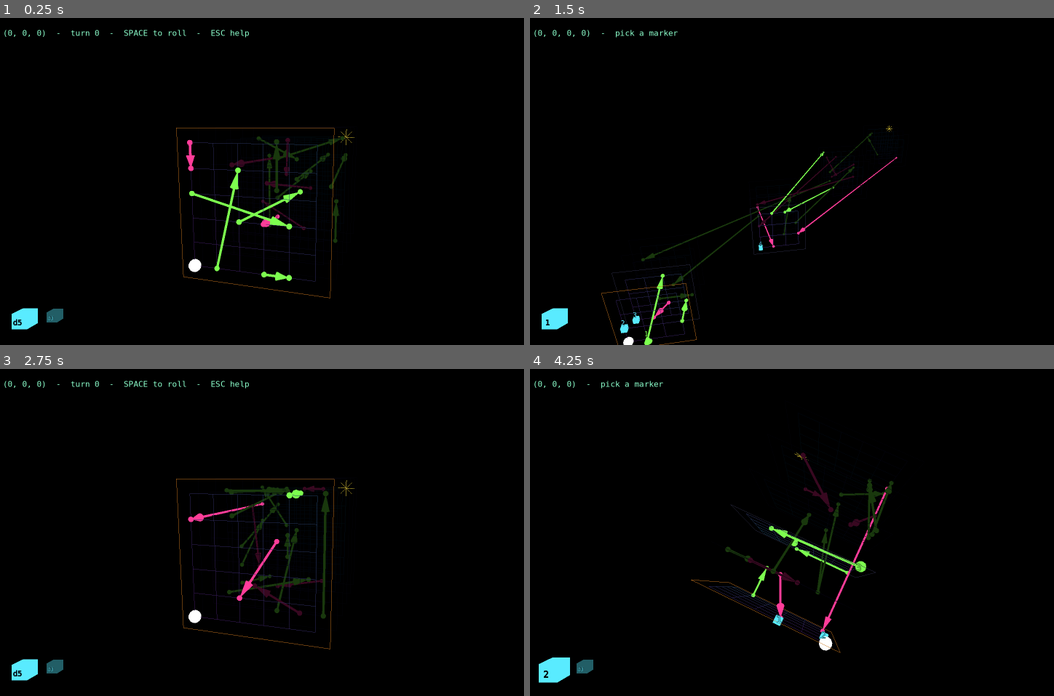
Above: before the commit, frames 1-4 (two rows, left to right).
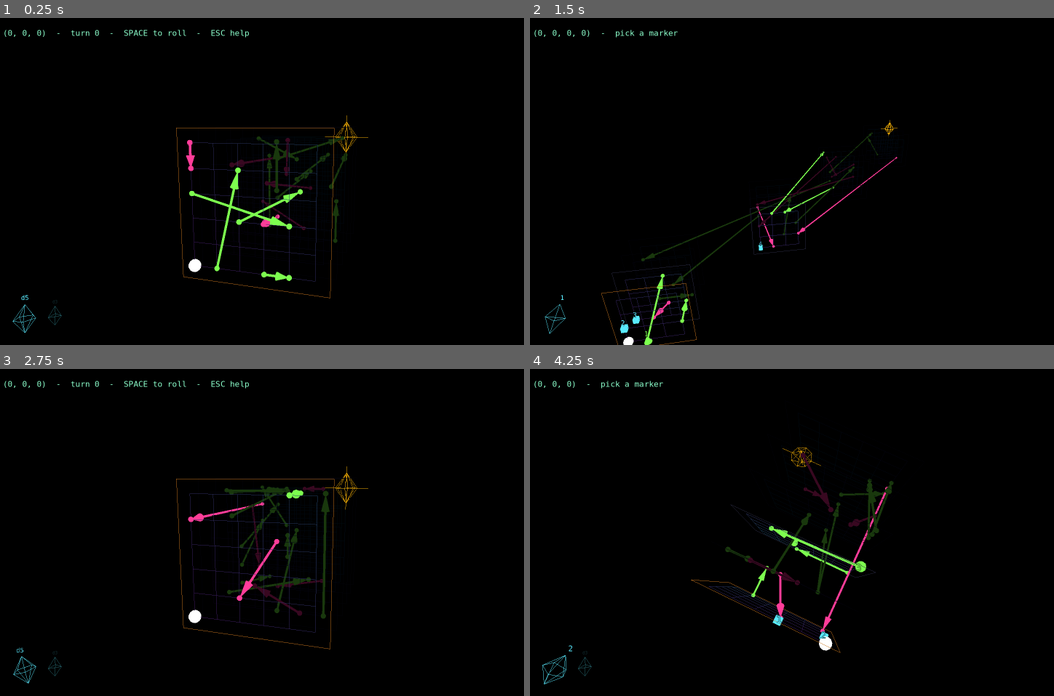
Above: after the commit, the same moments.

Repository: SamTech37/snakes-and-ladder-Ndim
Game: Godot game, scene res://src/main/main.tscn
The game is run twice, just before and just after one commit, with the same random seed, the same clock (stepped at 60 frames per second) and the same inputs.
Inputs (mouse positions are in pixels of both pictures, inside the frame that each line leads up to):
- Up to frame 1 (0.25 s): no input
- Up to frame 2 (1.5 s): tap Enter (ui_accept) at 0.5, 0.77 s; move the mouse to (938, 165) at 0.52 s; hold D 0.53-1.25 s; tap R at 0.6 s; click (938, 165) at 0.67 s; drag from (697, 197) to (781, 246) at 1.27 s
- Up to frame 3 (2.75 s): move the mouse to (340, 460) at 2.02 s; hold D from 2.03 s (still down); tap C at 2.1 s
- Up to frame 4 (4.25 s): release D at 2.75 s; drag from (781, 597) to (640, 483) at 2.77 s; move the mouse to (985, 581) at 3.52 s; tap X at 3.6 s; tap Enter (ui_accept) at 3.77 s

The runs differ from the first frame. In frame 1, 0.6% of the frame differs, in the area x 2-71%, y 29-97%; in frame 2, 0.3%; in frame 3, 0.6%; in frame 4, 0.7%, in the area x 1-56%, y 23-97%.

Commit message:
feat: wireframe dice, and a goal you cannot miss
The goal was a four-line asterisk 0.45 units across in pale yellow, sitting on a
board that already carries a hundred lines. Nothing about it said end of the
game rather than more grid.

It is a cage now: an eight-sided diamond around the cell, a ring at its waist,
and spikes out of all four directions so it still reads when the cage is
edge-on - more than twice the size it was. C_GOAL went from pale yellow to hot
amber-gold, because a washed-out yellow among violet, teal and acid green is
just another dim line.

The dice were solid boxes: the only lump of matter on a board made entirely of
lines, and nothing like the wireframe plates in ideas/. They are wireframe
bipyramids now, built as ImmediateMesh line lists, with one side per face - a d5
is a five-sided diamond and a d3 a three-sided one, so the silhouette counts the
die out for you. Spare rerolls are small wireframe diamonds in the same family.
The picked die turns slowly on the spot, since a wireframe solid only reads as a
solid while it moves.

test_board and test_play pass; test_readable still 0.0% at both home angles.

Co-Authored-By: Claude Opus 5 <noreply@anthropic.com>

Diff:
--- a/src/board/board_view.gd
+++ b/src/board/board_view.gd
@@ -118,7 +118,7 @@
 	for p in Board.plane_count(size):
 		_plane_frame(im, p, (Pal.C_HERE if p == here else Pal.C_FRAME) * _fade(p, lit))
 
-	_star(im, world(Board.goal_coords(size)), 0.45, Pal.C_GOAL)
+	_goal_beacon(im, world(Board.goal_coords(size)))
 	_preview_links(im)
 	_draw_fx(im)
 	if debug:
@@ -127,6 +127,29 @@
 		_clear_labels()
 	im.surface_end()
 	_draw_links(lit)
+
+
+## The goal was a four-line asterisk at 0.45 units, in pale yellow, on a board with a
+## hundred other lines on it -- there was nothing to say it was the end of the game
+## rather than one more piece of grid. It is a cage now: a diamond around the cell,
+## a ring around its waist, and spikes out of the top and bottom, at more than twice
+## the size. Wireframe, like everything else here and like the plates in ideas/.
+func _goal_beacon(im: ImmediateMesh, at: Vector3) -> void:
+	var r := 0.6
+	var h := 0.85
+	var top := at + Vector3(0.0, h, 0.0)
+	var bot := at - Vector3(0.0, h, 0.0)
+	var ring: Array[Vector3] = []
+	for i in 8:
+		var a := TAU * float(i) / 8.0
+		ring.append(at + Vector3(cos(a) * r, 0.0, sin(a) * r))
+	for i in 8:
+		_line(im, ring[i], ring[(i + 1) % 8], Pal.C_GOAL)
+		_line(im, ring[i], top, Pal.C_GOAL)
+		_line(im, ring[i], bot, Pal.C_GOAL)
+	# Spikes past the cage, so it still reads when the cage is edge-on.
+	for v in [Vector3.UP, Vector3.DOWN, Vector3.RIGHT, Vector3.LEFT]:
+		_line(im, at + v * r * 0.5, at + v * (h + 0.35), Pal.C_GOAL)
 
 
 ## Landing somewhere is a thing that happened to a cell, so the cell says so: a ring
--- a/src/dice/tray.gd
+++ b/src/dice/tray.gd
@@ -8,6 +8,11 @@
 ## would guess. Here the kit is two dice -- the picked one bright and forward, the
 ## other dim and back -- and a reroll is a spare die sitting beside them. Nothing to
 ## read: you pick a die by clicking it, and you spend a spare by clicking a spare.
+##
+## The dice are **wireframe bipyramids with one side per face**: a d5 is a five-sided
+## diamond, a d3 a three-sided one. The silhouette carries the number, and see-through
+## wireframe is what the rest of the board already is -- a solid box on a board made
+## entirely of lines was the one lump of matter on screen.
 
 const Pal = preload("res://src/palette.gd")
 
@@ -30,9 +35,12 @@
 var spare_count := 0
 var anim := true
 
+## True while the die is mid-throw, so the idle spin keeps its hands off it.
+var tumbling := false
+
 
 func _ready() -> void:
-	# One spare is authored; the rest are copies of it. Five hand-placed boxes in the
+	# One spare is authored; the rest are copies of it. Five hand-placed shapes in the
 	# scene would say nothing the first one does not.
 	var first: Node3D = spares.get_child(0)
 	for i in range(1, MAX_SPARES):
@@ -40,10 +48,21 @@
 		s.position = Vector3(0.17 * i, 0.0, 0.0)
 		spares.add_child(s)
 	for s in spares.get_children():
+		s.mesh = _bipyramid(4, 0.05, 0.075)
 		s.material_override = _mat(Pal.C_HERE)
 		s.visible = false
 	get_viewport().size_changed.connect(_layout)
 	_layout()
+
+
+## A slow turn on the die you are about to throw. A wireframe solid only reads as a
+## solid while it moves; parked dead still it is a flat badge.
+func _process(delta: float) -> void:
+	if not anim or tumbling:
+		return
+	var d: Node3D = dice[picked]
+	if d.visible:
+		d.rotation.y += delta * 0.7
 
 
 ## Bottom-left of whatever the viewport is now, computed from the camera's own frustum
@@ -65,13 +84,15 @@
 		var on := i == picked
 		d.position = Vector3(0.28 * i, 0.0, 0.05 if on else -0.04)
 		d.scale = Vector3.ONE * (1.0 if on else 0.68)
-		var c: Color = Pal.C_MOVE if on else Pal.C_MOVE * 0.4
+		var c: Color = Pal.C_MOVE if on else Pal.C_MOVE * 0.45
+		# One side per face, so the shape counts the die out for you.
+		d.mesh = _bipyramid(kit[i], 0.11, 0.16)
 		d.material_override = _mat(c)
+		if not on:
+			d.rotation = Vector3.ZERO
 		var face: Label3D = d.get_node("Face")
 		face.text = "d%d" % kit[i]
-		# Ink on the lit face, the face's own color on the dim one -- either way the
-		# number reads against what is behind it.
-		face.modulate = Pal.C_DIE_INK if on else Pal.C_MOVE
+		face.modulate = c
 
 
 ## Spare dice are the rerolls. The count is the number of objects on the tray.
@@ -104,11 +125,12 @@
 		face.text = str(n)
 		return
 	face.visible = false
+	tumbling = true
 	var t := create_tween()
 	t.tween_property(d, "rotation", d.rotation + Vector3(TAU * 2.0, TAU * 1.5, 0.0), 0.42) \
 		.set_trans(Tween.TRANS_CUBIC).set_ease(Tween.EASE_OUT)
 	t.tween_callback(func():
-			d.rotation = Vector3.ZERO
+			tumbling = false
 			face.text = str(n)
 			face.visible = true)
 	# A small kick on landing, so the number arrives with the die rather than after it.
@@ -134,6 +156,29 @@
 	return false
 
 
+## A wireframe diamond: two apexes over a ring of `sides` points. Lines only -- these
+## sit on a board that is nothing but lines, and the reference plates in ideas/ are
+## see-through wireframes rather than shaded solids.
+func _bipyramid(sides: int, r: float, h: float) -> ImmediateMesh:
+	var n := maxi(3, sides)
+	var ring: Array[Vector3] = []
+	for i in n:
+		var a := TAU * float(i) / float(n)
+		ring.append(Vector3(cos(a) * r, 0.0, sin(a) * r))
+	var im := ImmediateMesh.new()
+	im.surface_begin(Mesh.PRIMITIVE_LINES)
+	for i in n:
+		var p := ring[i]
+		var q := ring[(i + 1) % n]
+		im.surface_add_vertex(p)
+		im.surface_add_vertex(q)
+		for apex in [Vector3(0.0, h, 0.0), Vector3(0.0, -h, 0.0)]:
+			im.surface_add_vertex(p)
+			im.surface_add_vertex(apex)
+	im.surface_end()
+	return im
+
+
 func _mat(c: Color) -> StandardMaterial3D:
 	var m := StandardMaterial3D.new()
 	m.shading_mode = BaseMaterial3D.SHADING_MODE_UNSHADED
--- a/src/main/main.tscn
+++ b/src/main/main.tscn
@@ -69,12 +69,6 @@
 radial_segments = 12
 rings = 6
 
-[sub_resource type="BoxMesh" id="Mesh_die"]
-size = Vector3(0.17, 0.17, 0.17)
-
-[sub_resource type="BoxMesh" id="Mesh_spare"]
-size = Vector3(0.09, 0.09, 0.09)
-
 [sub_resource type="SystemFont" id="Font_mono"]
 font_names = PackedStringArray("JetBrains Mono", "DejaVu Sans Mono", "Liberation Mono", "monospace")
 subpixel_positioning = 0
@@ -102,11 +96,10 @@
 script = ExtResource("7_tray")
 
 [node name="Die0" type="MeshInstance3D" parent="CamRig/Camera3D/Tray"]
-mesh = SubResource("Mesh_die")
 
 [node name="Face" type="Label3D" parent="CamRig/Camera3D/Tray/Die0"]
-transform = Transform3D(1, 0, 0, 0, 1, 0, 0, 0, 1, 0, 0, 0.11)
-pixel_size = 0.00085
+transform = Transform3D(1, 0, 0, 0, 1, 0, 0, 0, 1, 0, 0.235, 0)
+pixel_size = 0.00075
 billboard = 1
 no_depth_test = true
 font = SubResource("Font_mono")
@@ -114,11 +107,10 @@
 text = "d6"
 
 [node name="Die1" type="MeshInstance3D" parent="CamRig/Camera3D/Tray"]
-mesh = SubResource("Mesh_die")
 
 [node name="Face" type="Label3D" parent="CamRig/Camera3D/Tray/Die1"]
-transform = Transform3D(1, 0, 0, 0, 1, 0, 0, 0, 1, 0, 0, 0.11)
-pixel_size = 0.00085
+transform = Transform3D(1, 0, 0, 0, 1, 0, 0, 0, 1, 0, 0.235, 0)
+pixel_size = 0.00075
 billboard = 1
 no_depth_test = true
 font = SubResource("Font_mono")
@@ -129,7 +121,6 @@
 transform = Transform3D(1, 0, 0, 0, 1, 0, 0, 0, 1, 0.62, 0, 0)
 
 [node name="Spare" type="MeshInstance3D" parent="CamRig/Camera3D/Tray/Spares"]
-mesh = SubResource("Mesh_spare")
 
 [node name="Board" type="Node3D" parent="."]
 script = ExtResource("4_board")
--- a/src/palette.gd
+++ b/src/palette.gd
@@ -25,7 +25,10 @@
 ## number tells you where it goes before you commit to it.
 const C_LADDER := Color(0.49, 1.0, 0.31)
 const C_SNAKE := Color(1.0, 0.24, 0.60)
-const C_GOAL := Color(1.0, 0.89, 0.25)
+## The goal. Hot amber-gold rather than the pale yellow this was: on a board of
+## violet, teal and acid green, a washed-out yellow read as another dim line instead
+## of as the thing you are trying to reach.
+const C_GOAL := Color(1.0, 0.72, 0.05)
 ## A move that lands on plain floor. Matches the marker color authored in ghost.tscn,
 ## and the dice on the tray: the same cyan says "this is yours to act with".
 const C_MOVE := Color(0.35, 0.92, 1.0)
Not shown: 1 places in src/main/main.tscn that only renumber resources
Not shown, changed: CLAUDE.md
